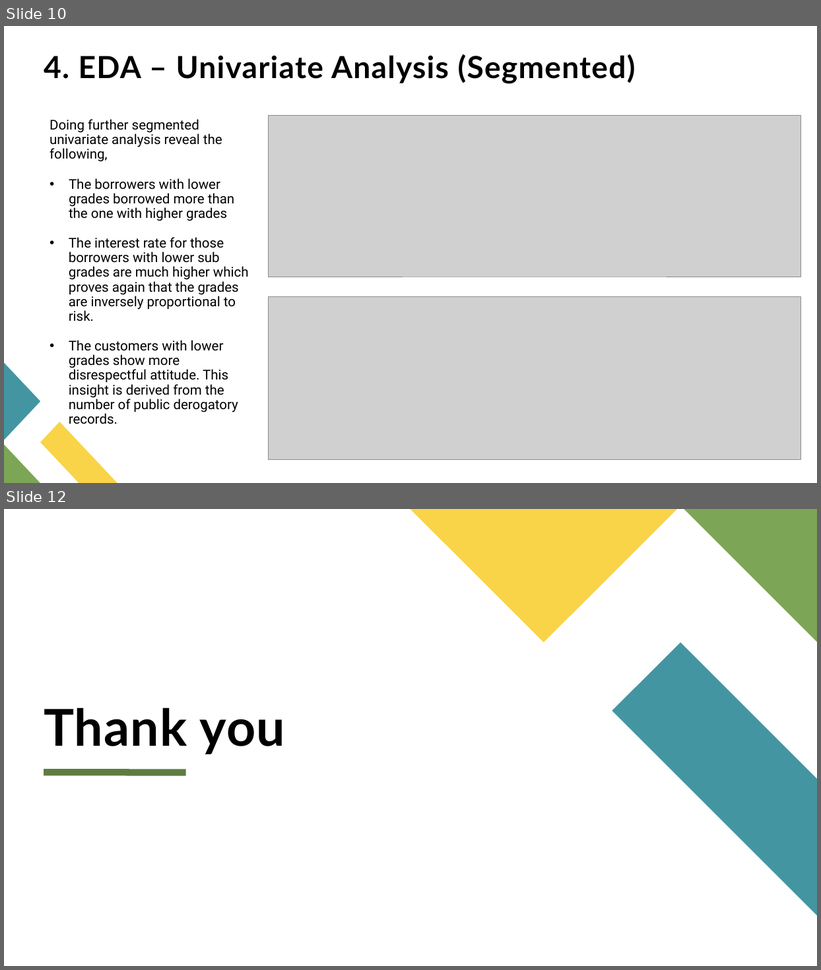
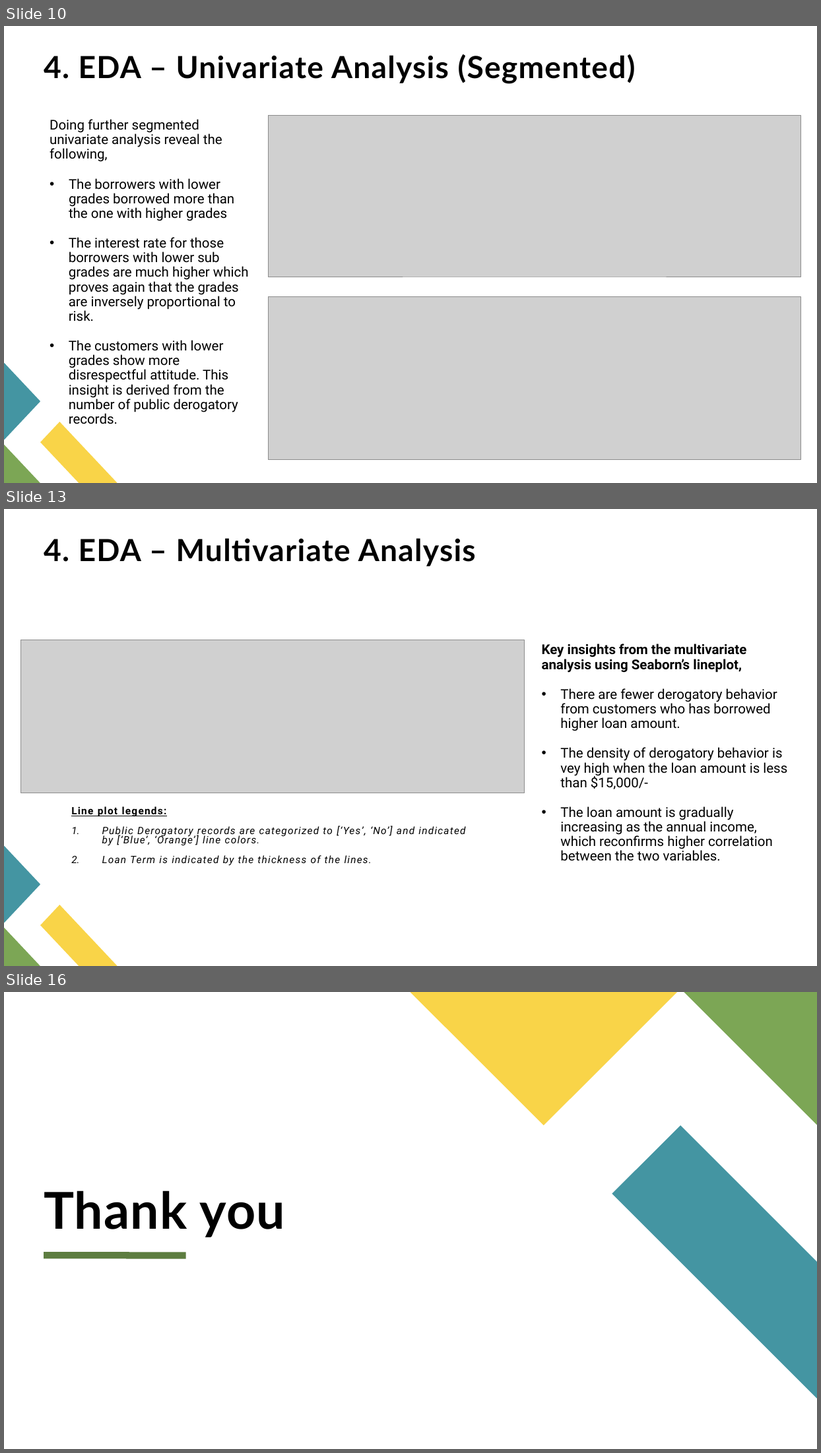
Before and after one commit to uvarajthulasiram/LendingClubCaseStudy, a slide deck: UvarajThulasiram.pptx. Shown one above the other, each under a label of ours: slides 10 and 12 before the commit, slides 10, 13 and 16 after it; the slides between them are not shown. The pictures are 821x970 and 821x1453 pixels, drawn with LibreOffice and Linux fonts; fonts in the diff are those of the drawing; grey boxes stand for pictures. Boxes give left, top, right and bottom in pixels: in the first picture for what was removed or moved away, otherwise in the second. Text is boxed around its words. In the diff, an @@ line names an element or a change of style, - is before the commit and + after.

Commit message:
Updated presentation Modified bivariate and multivariate analysis

```diff
--- a/UvarajThulasiram.pptx
+++ b/UvarajThulasiram.pptx
@@ slide 13 added at [4, 509, 817, 966], background #FFFFFF; not listed: 3 template elements that a slide beside it also shows @@
@@ title added at [44, 538, 476, 566], 36 pt, text #000000, bold @@
+4. EDA – Multivariate Analysis
@@ picture added at [20, 640, 524, 793] @@
@@ text added at [542, 644, 787, 861], 16 pt, text #000000 @@
+Key insights from the multivariate analysis using Seaborn’s lineplot,
+• There are fewer derogatory behavior from customers who has borrowed higher loan amount.
+• The density of derogatory behavior is vey high when the loan amount is less than $15,000/-
+• The loan amount is gradually increasing as the annual income, which reconfirms higher correlation between the two variables.
@@ text added at [71, 807, 465, 866], 12 pt, text #000000, italic @@
+Line plot legends:
+1. Public Derogatory records are categorized to [‘Yes’, ‘No’] and indicated by [‘Blue’, ‘Orange’] line colors.
+2. Loan Term is indicated by the thickness of the lines.
@@ what was slide 12 is now slide 16 @@
```
Also in this commit, not shown: 1 slide changed, 3 other slides added, 1 other file.
